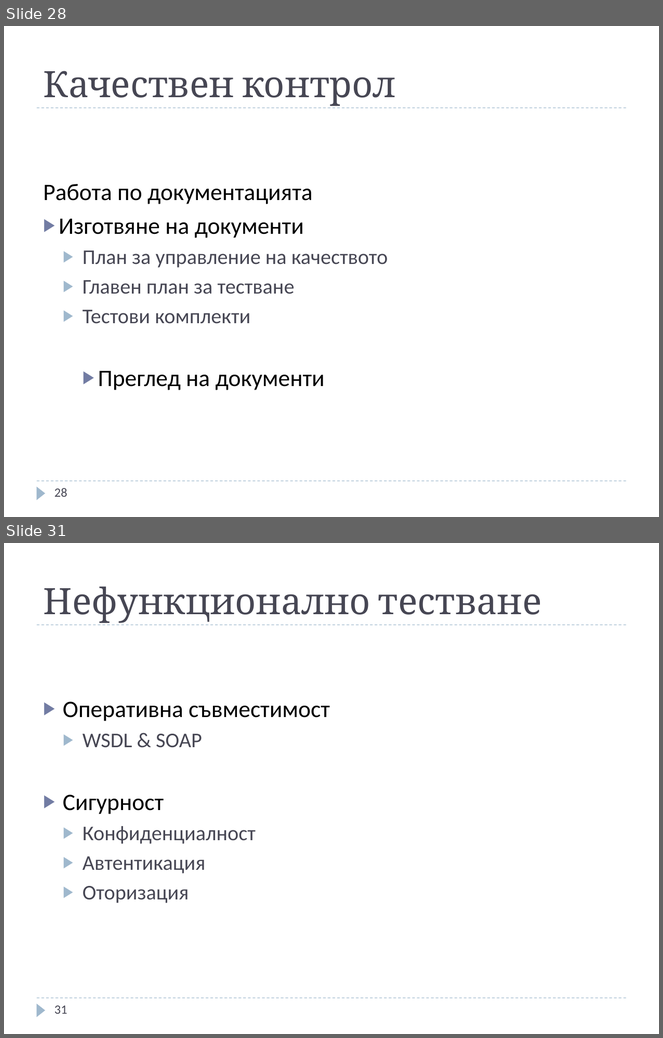
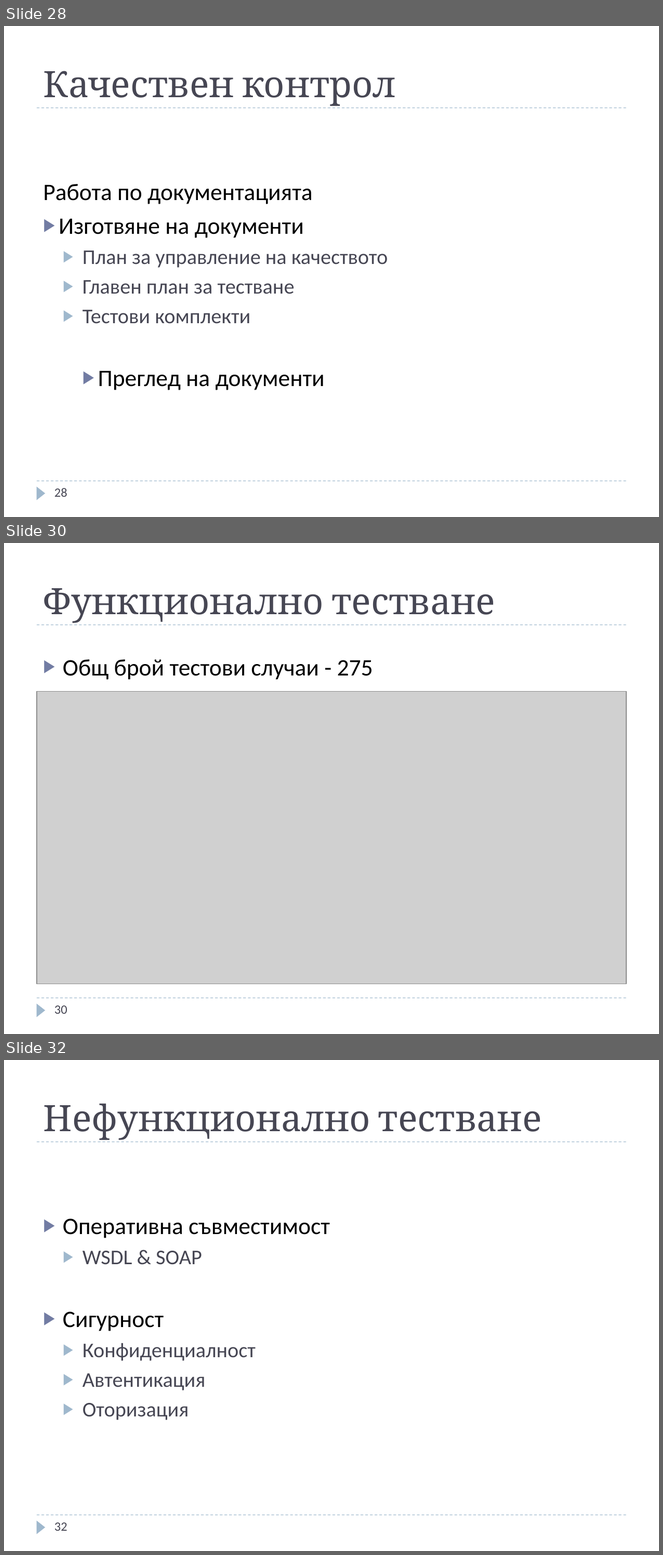
Before and after one commit to jasimcse/team2-strawberry, a slide deck: prezentaciq/venci.ppt. Shown one above the other, each under a label of ours: slides 28 and 31 before the commit, slides 28, 30 and 32 after it; the slides between them are not shown. The pictures are 663x1038 and 663x1555 pixels, drawn with LibreOffice and Linux fonts; fonts in the diff are those of the drawing; grey boxes stand for pictures. Boxes give left, top, right and bottom in pixels: in the first picture for what was removed or moved away, otherwise in the second. Text is boxed around its words. In the diff, an @@ line names an element or a change of style, - is before the commit and + after.

```diff
--- a/prezentaciq/venci.ppt
+++ b/prezentaciq/venci.ppt
@@ slide 30 added at [4, 543, 659, 1034], background #FFFFFF; not listed: 3 template elements that a slide beside it also shows @@
@@ title added at [44, 588, 496, 623], 40 pt, text #464653 @@
+Функционално тестване
@@ text added at [63, 659, 373, 680], 26 pt, text #000000 @@
+▶ Общ брой тестови случаи - 275
@@ picture added at [37, 692, 626, 984] @@
@@ page number added at [54, 1006, 67, 1014], 14 pt, text #464653 @@
+30
@@ what was slide 31 is now slide 32 @@
@@ page number at [54, 1523, 67, 1531]: text changed @@
-31
+32
```
Also in this commit, not shown: 3 slides changed.
